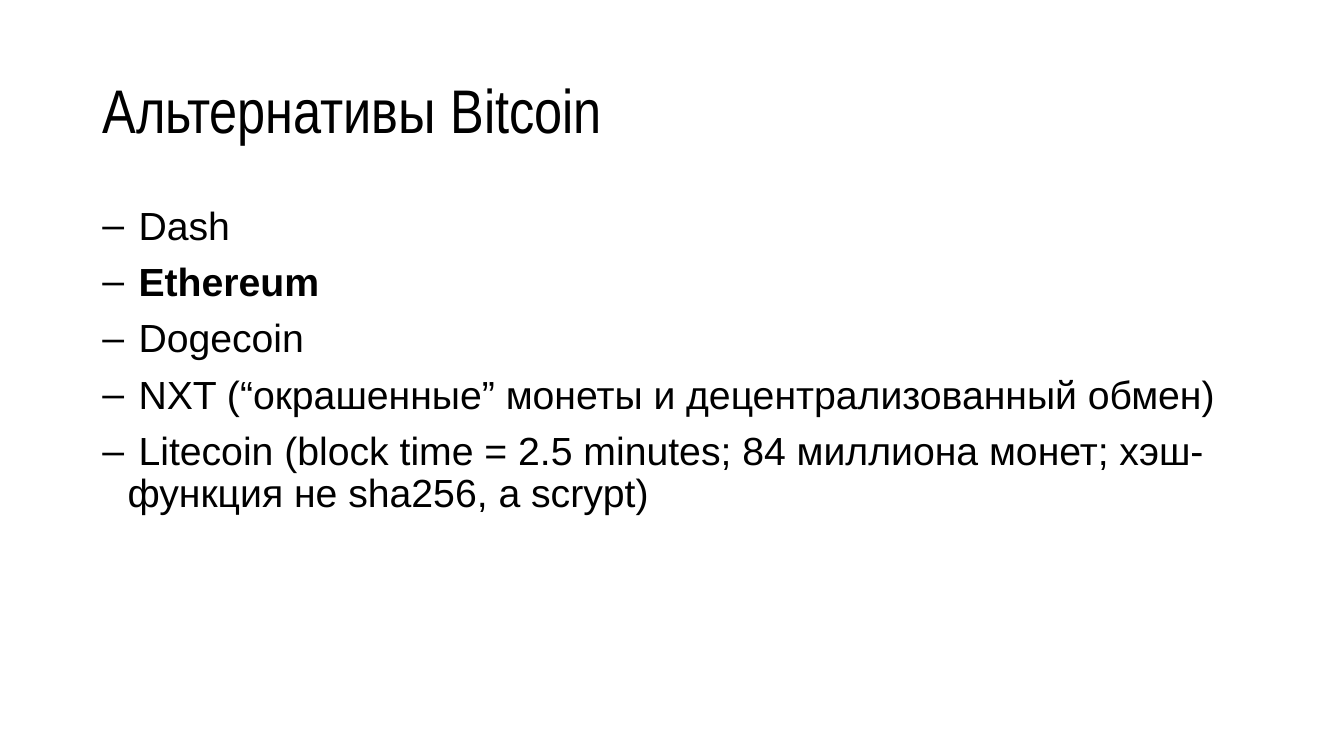
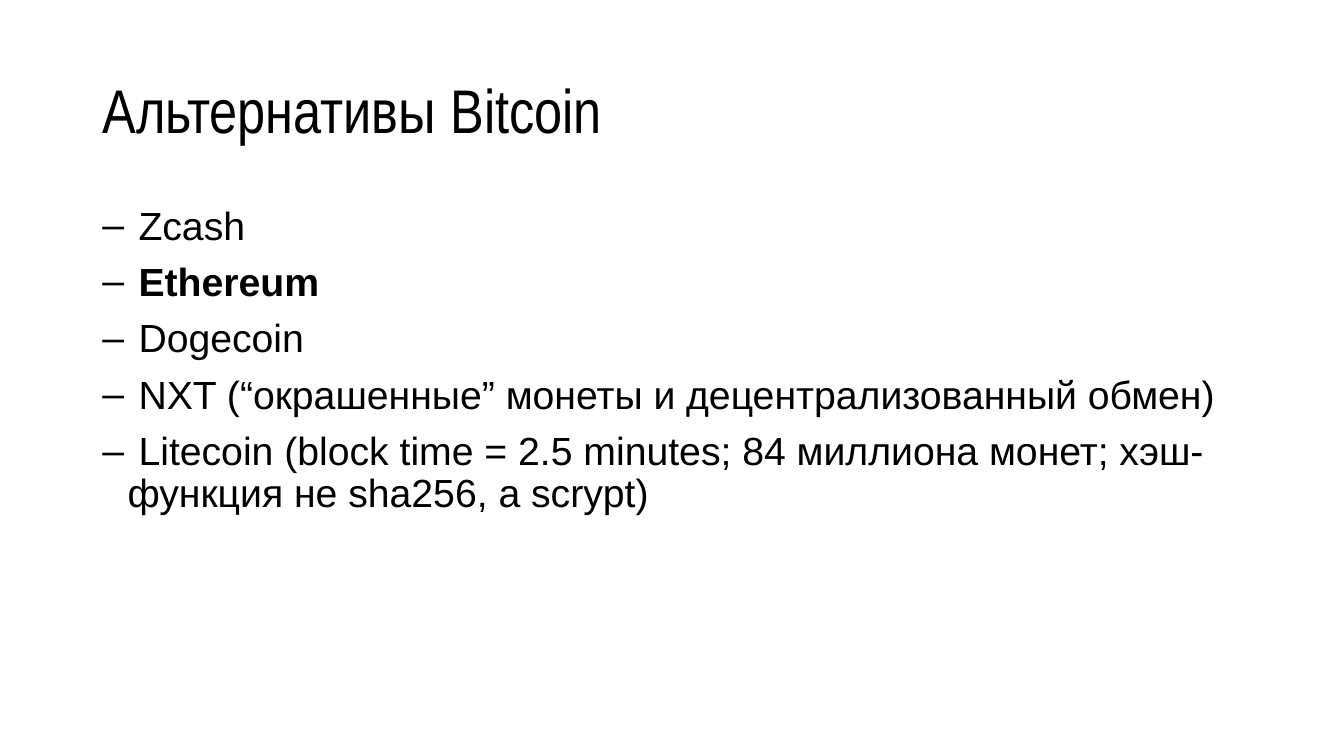
Before and after one commit to misteraverin/blockchain-materials, a slide deck: slide 48 of bittalk_max.pptx (slide 37 before the commit). Drawn at 1344x756 pixels with LibreOffice and Linux fonts; fonts in the diff are those of the drawing. Boxes give left, top, right and bottom in pixels: in the first picture for what was removed or moved away, otherwise in the second. Text is boxed around its words. In the diff, an @@ line names an element or a change of style, - is before the commit and + after.

```diff
--- a/bittalk_max.pptx
+++ b/bittalk_max.pptx
@@ text at box(139, 211, 246, 241): text changed @@
-– Dash
+– Zcash
```
Also in this commit, not shown: 14 other slides changed, 19 slides added, 1 slide removed, 1 other file.
